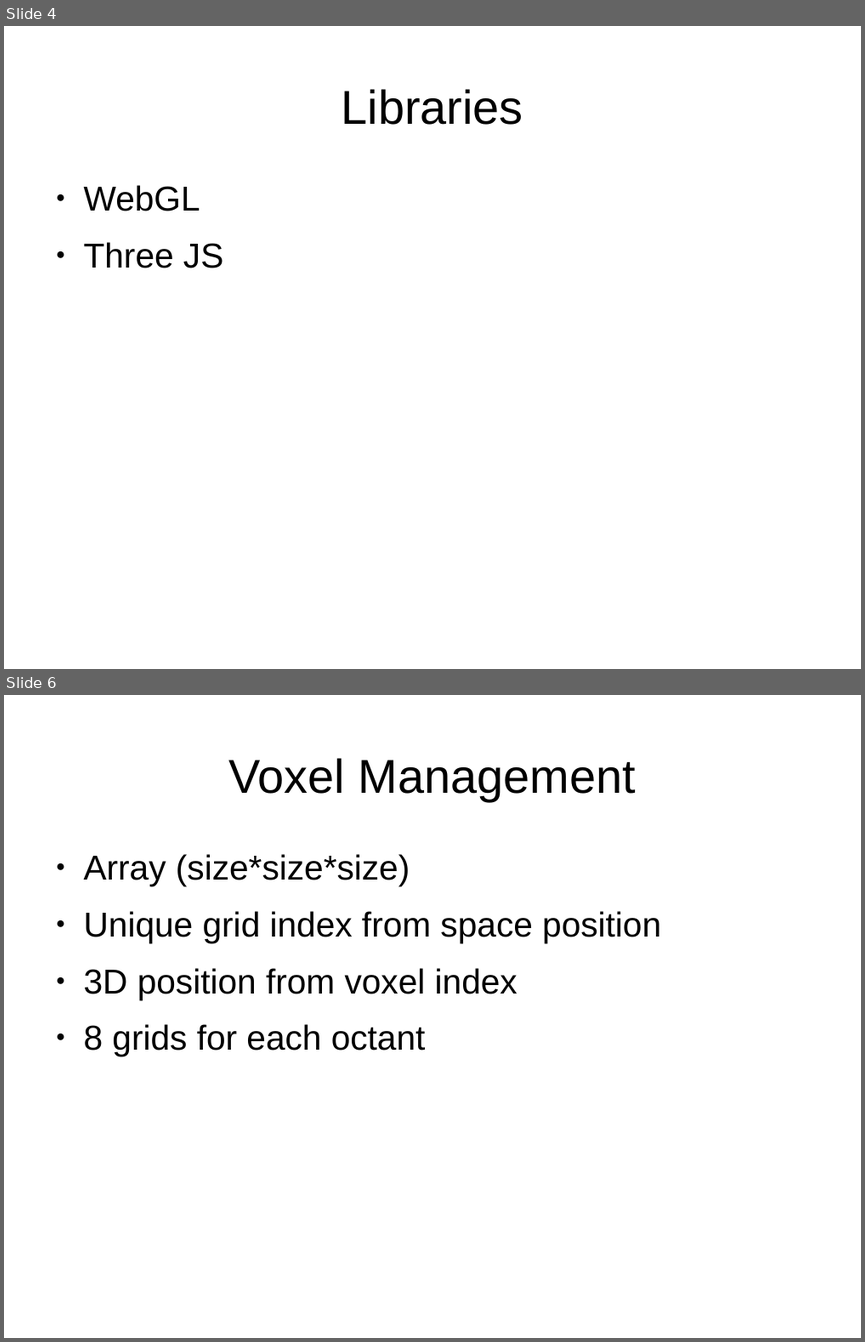
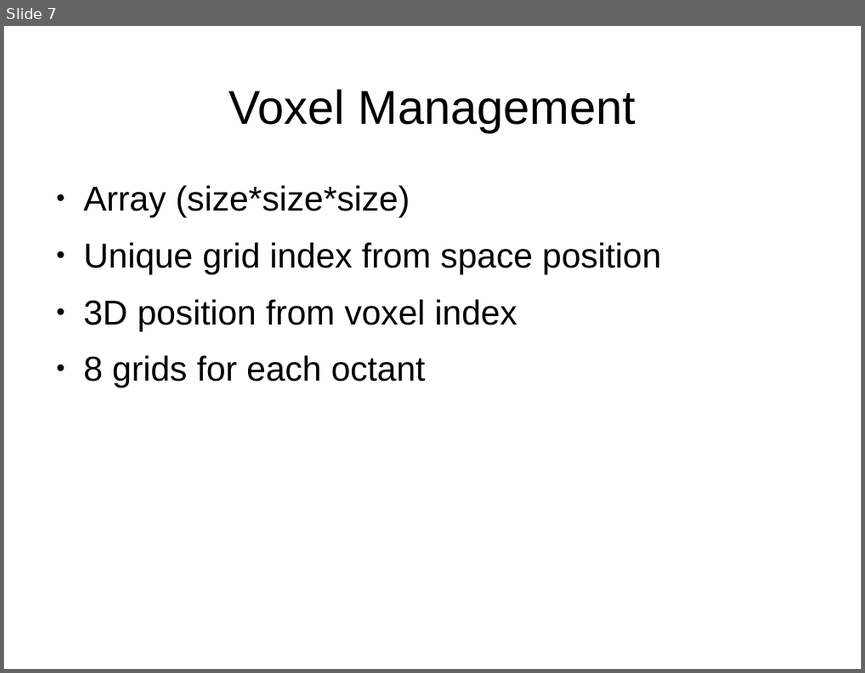
Before and after one commit to leon196/Voxel, a slide deck: docs/Presentation.odp. Shown one above the other, each under a label of ours: slides 4 and 6 before the commit, slide 7 after it; the slides between them are not shown. The pictures are 865x1342 and 865x673 pixels, drawn with LibreOffice and Linux fonts; fonts in the diff are those of the drawing. Boxes give left, top, right and bottom in pixels: in the first picture for what was removed or moved away, otherwise in the second. Text is boxed around its words. In the diff, an @@ line names an element or a change of style, - is before the commit and + after.

```diff
--- a/docs/Presentation.odp
+++ b/docs/Presentation.odp
@@ slide 4 removed at box(4, 26, 861, 669), background #FFFFFF @@
@@ title removed at box(341, 89, 523, 125) @@
-Libraries
@@ text removed at box(84, 185, 223, 268) @@
-● WebGL
-● Three JS
@@ what was slide 6 is now slide 7 @@
```
Also in this commit, not shown: 3 slides changed, 3 slides added, 1 other slide removed, 1 other file.
